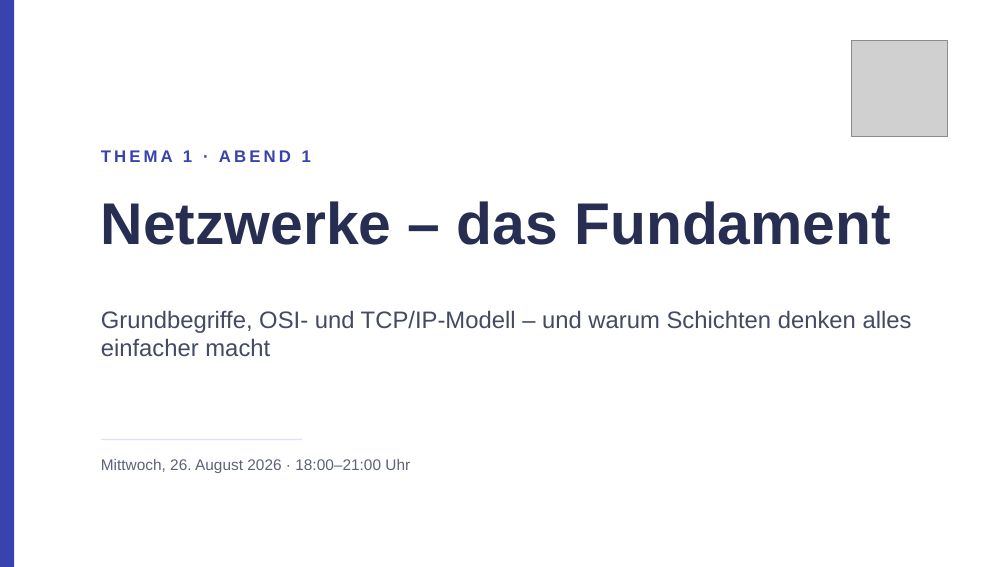
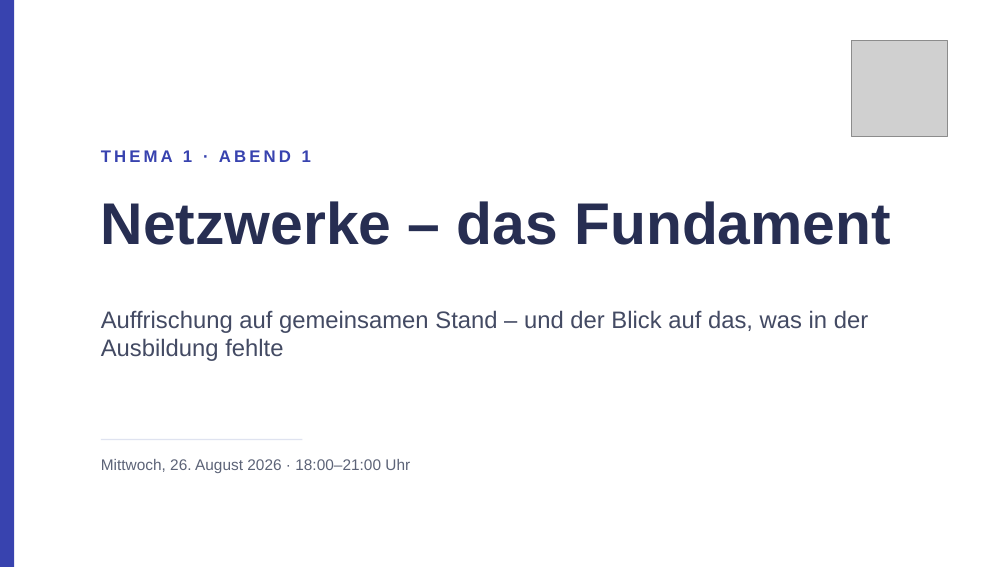
Before and after one commit to JacobMenge/kurs-unterlagen, a slide deck: slide 1 of folien/dist/01-netzwerke-grundlagen.pptx. Drawn at 1008x567 pixels with LibreOffice and Linux fonts; fonts in the diff are those of the drawing; grey boxes stand for pictures. Boxes give left, top, right and bottom in pixels: in the first picture for what was removed or moved away, otherwise in the second. Text is boxed around its words. In the diff, an @@ line names an element or a change of style, - is before the commit and + after.

```diff
--- a/folien/dist/01-netzwerke-grundlagen.pptx
+++ b/folien/dist/01-netzwerke-grundlagen.pptx
@@ text at [101, 310, 868, 361]: text changed @@
-Grundbegriffe, OSI- und TCP/IP-Modell – und warum Schichten denken alles einfacher macht
+Auffrischung auf gemeinsamen Stand – und der Blick auf das, was in der Ausbildung fehlte
```
Also in this commit, not shown: 24 other slides changed, 3 slides added, 4 slides removed, 2 other files.
